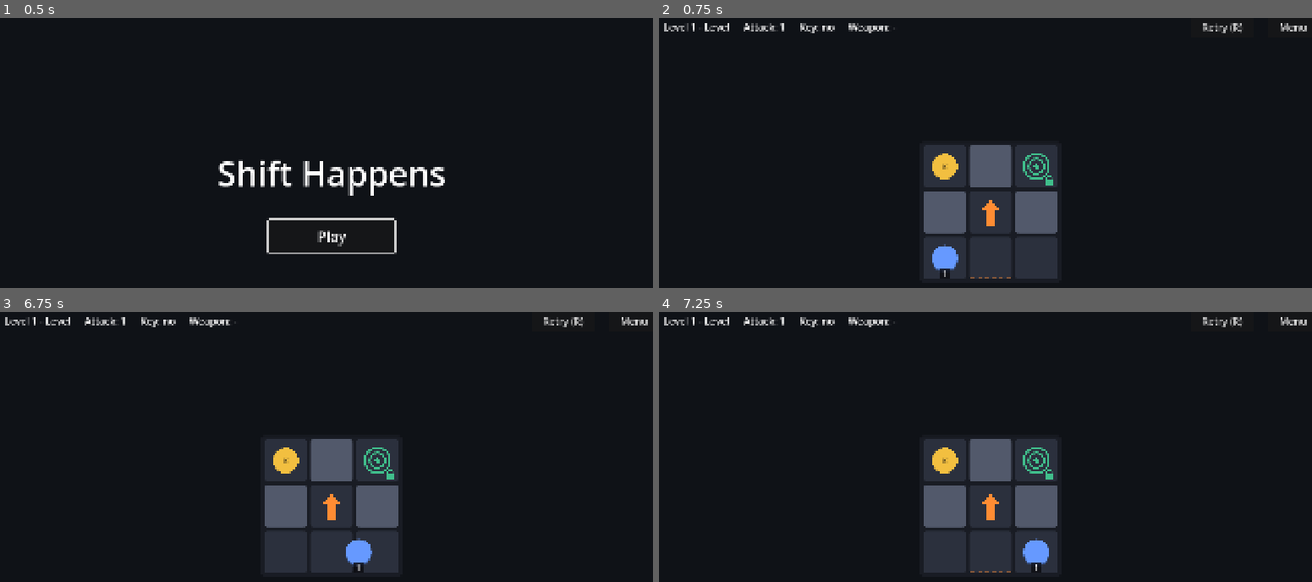
Above: before the commit, frames 1-4 (two rows, left to right).
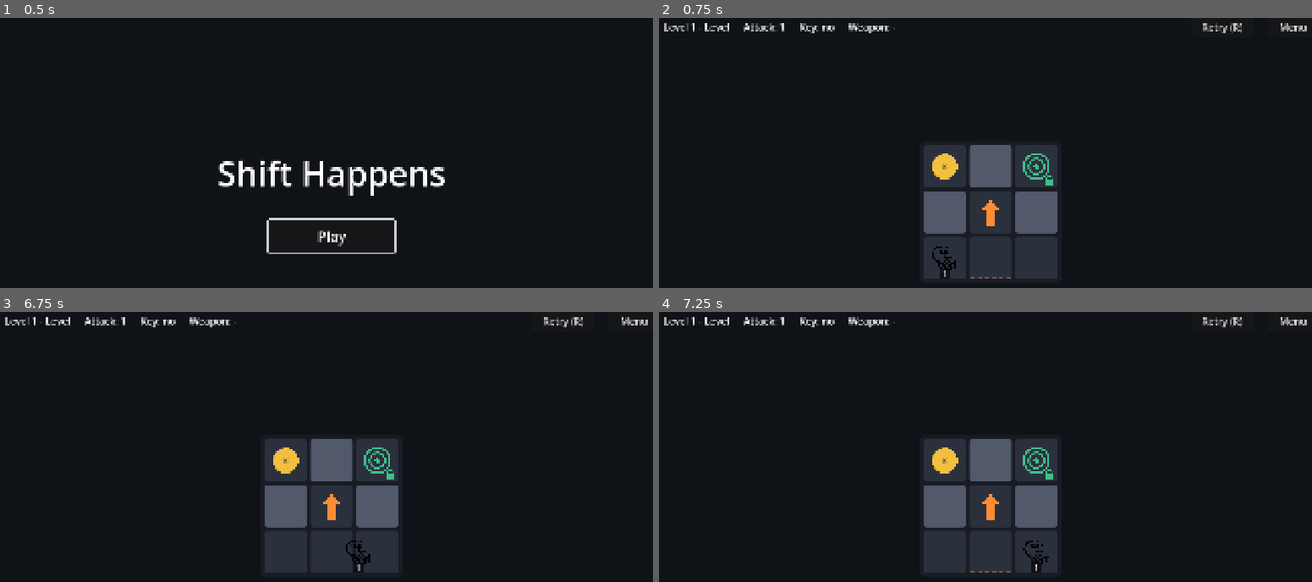
Above: after the commit, the same moments.

Repository: mattsoli/gameoff2026
Game: Godot game, scene res://scenes/main_menu/main_menu.tscn
Two runs of this game, one before a commit and one after it. Both use one fixed random seed, a clock stepped at 60 frames per second and the inputs below.
Inputs (mouse positions are in pixels of both pictures, inside the frame that each line leads up to):
- Up to frame 1 (0.5 s): no input
- Up to frame 2 (0.75 s): click "Play" at 0.5 s
- Up to frame 3 (6.75 s): click "Retry (R)" at 1.25 s; click "Retry (R)" at 2 s; click "Retry (R)" at 2.75 s; click "Menu" at 3.5 s; click "Play" at 4.25 s; tap Enter at 5 s; drag from (333, 506) to (398, 411) at 5.02 s; tap R (restart_level) at 5.75, 6.5 s; drag from (195, 514) to (300, 571) at 5.77 s; move the mouse to (398, 411) at 6.52 s; hold D (move_right) from 6.53 s (still down)
- Up to frame 4 (7.25 s): keep holding D (move_right)

Frame 1 is identical in both runs. In frame 2, 0.3% of the frame differs, in the area x 41-46%, y 83-94%; in frame 3, 0.3%, in the area x 52-57%, y 83-95%; in frame 4, 0.3%.

Commit message:
Add icona_player

Diff:
--- a/data/settings/player.tres
+++ b/data/settings/player.tres
@@ -1,6 +1,8 @@
 [gd_resource type="Resource" script_class="PlayerDefinition" format=3 uid="uid://bkwdw0mjinc5p"]
 
+[ext_resource type="Texture2D" uid="uid://d3gpaoahaw285" path="res://assets/Icona_player.png" id="1_d4gs4"]
 [ext_resource type="Script" uid="uid://wh2s4o0hc0u0" path="res://src/settings/player_definition.gd" id="1_jach6"]
 
 [resource]
 script = ExtResource("1_jach6")
+board_texture = ExtResource("1_d4gs4")
--- a/scenes/combat/combatant_panel.tscn
+++ b/scenes/combat/combatant_panel.tscn
@@ -2,25 +2,25 @@
 
 [ext_resource type="Script" uid="uid://q7y13jeahws" path="res://scenes/combat/combatant_panel.gd" id="1_script"]
 
-[node name="CombatantPanel" type="VBoxContainer"]
+[node name="CombatantPanel" type="VBoxContainer" unique_id=2054049520]
 custom_minimum_size = Vector2(380, 0)
 theme_override_constants/separation = 16
 script = ExtResource("1_script")
 
-[node name="NameLabel" type="Label" parent="."]
+[node name="NameLabel" type="Label" parent="." unique_id=1174323936]
 unique_name_in_owner = true
 layout_mode = 2
 theme_override_font_sizes/font_size = 40
 text = "Name"
 horizontal_alignment = 1
 
-[node name="SpriteHolder" type="Control" parent="."]
+[node name="SpriteHolder" type="Control" parent="." unique_id=1551045207]
 custom_minimum_size = Vector2(260, 260)
 layout_mode = 2
 size_flags_horizontal = 4
 mouse_filter = 2
 
-[node name="Body" type="ColorRect" parent="SpriteHolder"]
+[node name="Body" type="ColorRect" parent="SpriteHolder" unique_id=1897567441]
 unique_name_in_owner = true
 layout_mode = 0
 offset_right = 260.0
@@ -28,7 +28,7 @@
 pivot_offset = Vector2(130, 130)
 mouse_filter = 2
 
-[node name="Art" type="TextureRect" parent="SpriteHolder/Body"]
+[node name="Art" type="TextureRect" parent="SpriteHolder/Body" unique_id=1405588146]
 unique_name_in_owner = true
 layout_mode = 1
 anchors_preset = 15
@@ -40,7 +40,7 @@
 expand_mode = 1
 stretch_mode = 5
 
-[node name="AttackLabel" type="Label" parent="."]
+[node name="AttackLabel" type="Label" parent="." unique_id=1594916531]
 unique_name_in_owner = true
 layout_mode = 2
 theme_override_colors/font_color = Color(1, 0.8, 0.35, 1)
@@ -50,7 +50,7 @@
 text = "ATK 1"
 horizontal_alignment = 1
 
-[node name="WeaponLabel" type="Label" parent="."]
+[node name="WeaponLabel" type="Label" parent="." unique_id=1555832785]
 unique_name_in_owner = true
 layout_mode = 2
 text = "Weapon: -"
--- a/scenes/game/game.tscn
+++ b/scenes/game/game.tscn
@@ -1,12 +1,12 @@
-[gd_scene format=3]
+[gd_scene format=3 uid="uid://cyot0inn2678q"]
 
-[ext_resource type="Script" path="res://scenes/game/game_controller.gd" id="1_script"]
-[ext_resource type="Script" path="res://scenes/board/board_view.gd" id="2_board"]
+[ext_resource type="Script" uid="uid://bdpxqqkk4udas" path="res://scenes/game/game_controller.gd" id="1_script"]
+[ext_resource type="Script" uid="uid://bfnqds1othyr" path="res://scenes/board/board_view.gd" id="2_board"]
 [ext_resource type="PackedScene" path="res://scenes/ui/game_hud.tscn" id="3_hud"]
-[ext_resource type="PackedScene" path="res://scenes/combat/combat_screen.tscn" id="4_combat"]
+[ext_resource type="PackedScene" uid="uid://m7w6dv5wyqnr" path="res://scenes/combat/combat_screen.tscn" id="4_combat"]
 [ext_resource type="PackedScene" path="res://scenes/ui/result_overlay.tscn" id="5_overlay"]
 
-[node name="Game" type="Control"]
+[node name="Game" type="Control" unique_id=405379659]
 layout_mode = 3
 anchors_preset = 15
 anchor_right = 1.0
@@ -15,7 +15,7 @@
 grow_vertical = 2
 script = ExtResource("1_script")
 
-[node name="Background" type="ColorRect" parent="."]
+[node name="Background" type="ColorRect" parent="." unique_id=162332610]
 unique_name_in_owner = true
 layout_mode = 1
 anchors_preset = 15
@@ -26,7 +26,7 @@
 mouse_filter = 2
 color = Color(0.06, 0.07, 0.09, 1)
 
-[node name="BoardArea" type="CenterContainer" parent="."]
+[node name="BoardArea" type="CenterContainer" parent="." unique_id=1036819840]
 layout_mode = 1
 anchors_preset = 15
 anchor_right = 1.0
@@ -37,17 +37,17 @@
 grow_vertical = 2
 mouse_filter = 2
 
-[node name="BoardView" type="Control" parent="BoardArea"]
+[node name="BoardView" type="Control" parent="BoardArea" unique_id=1546322167]
 unique_name_in_owner = true
 layout_mode = 2
 script = ExtResource("2_board")
 
-[node name="Hud" parent="." instance=ExtResource("3_hud")]
+[node name="Hud" parent="." unique_id=1558239713 instance=ExtResource("3_hud")]
 unique_name_in_owner = true
 layout_mode = 1
 
-[node name="CombatScreen" parent="." instance=ExtResource("4_combat")]
+[node name="CombatScreen" parent="." unique_id=730897768 instance=ExtResource("4_combat")]
 unique_name_in_owner = true
 
-[node name="ResultOverlay" parent="." instance=ExtResource("5_overlay")]
+[node name="ResultOverlay" parent="." unique_id=307151134 instance=ExtResource("5_overlay")]
 unique_name_in_owner = true
Binary file added: assets/Icona_player.png
Not shown, added: assets/Icona_player.png.import
